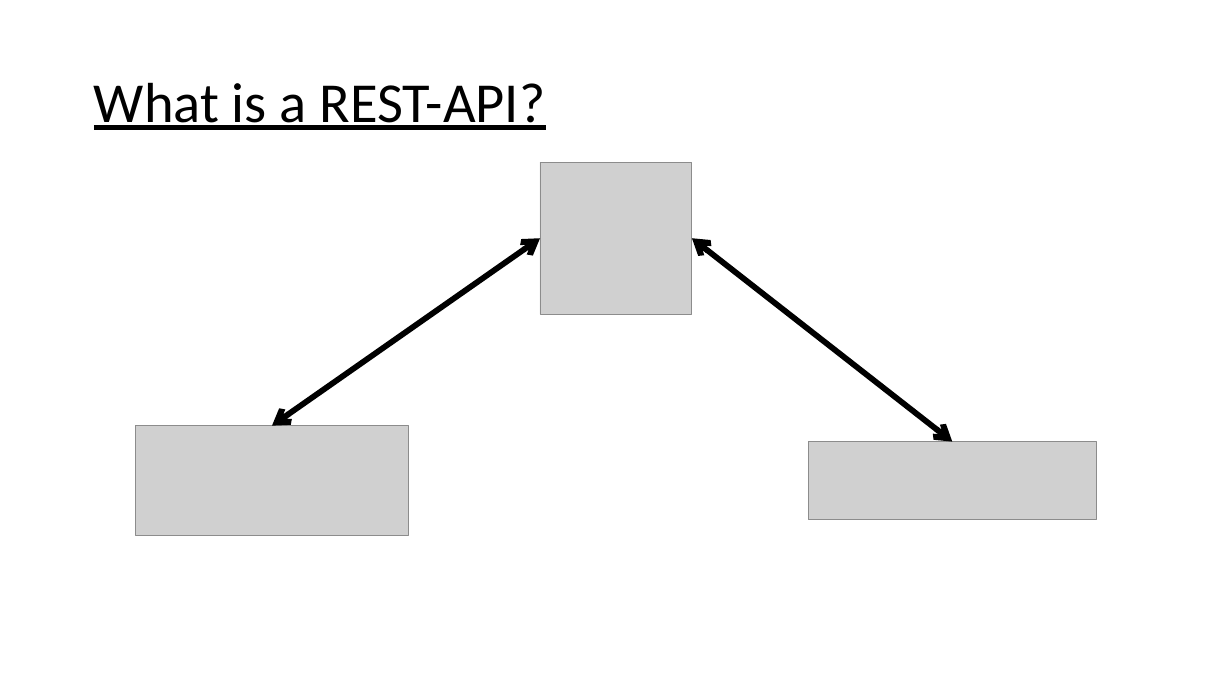
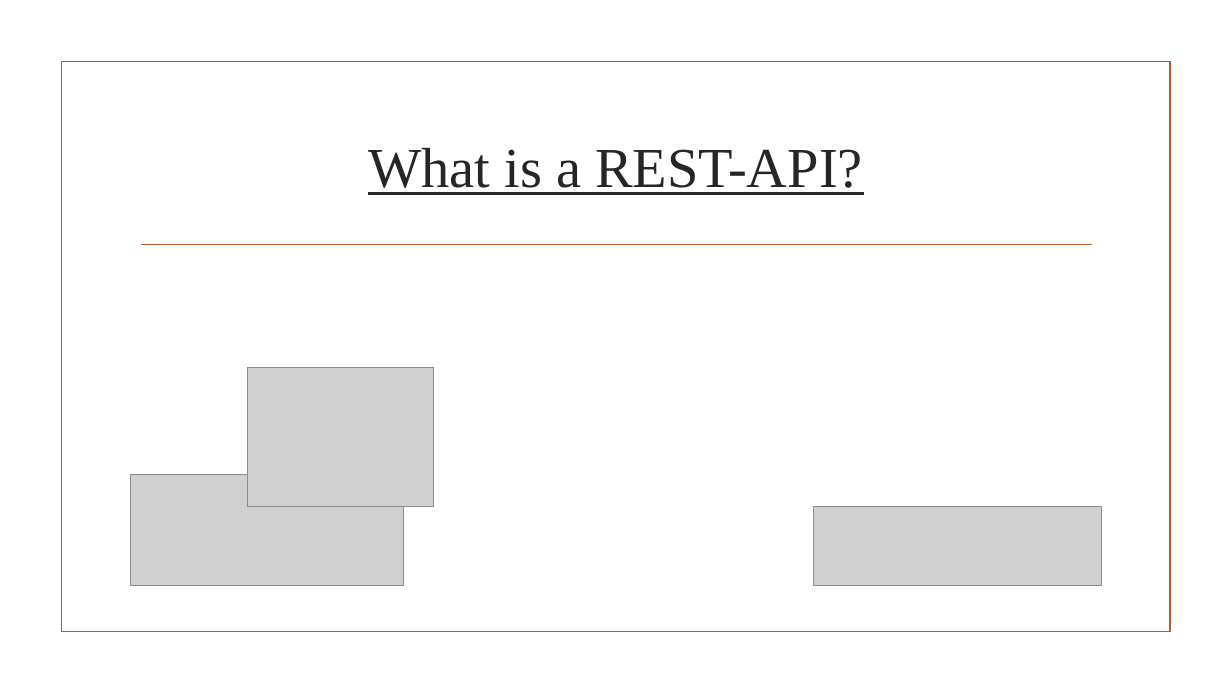
Before and after one commit to Niteh0wk/TheTalesOfGodric, a slide deck: slide 4 of TheTalesOfGodric.pptx. Drawn at 1232x693 pixels with LibreOffice and Linux fonts; fonts in the diff are those of the drawing; grey boxes stand for pictures; background and template pictures are left out. Boxes give left, top, right and bottom in pixels: in the first picture for what was removed or moved away, otherwise in the second. Text is boxed around its words. In the diff, an @@ line names an element or a change of style, - is before the commit and + after.

```diff
--- a/TheTalesOfGodric.pptx
+++ b/TheTalesOfGodric.pptx
@@ rectangle added at (x1=61, y1=62, x2=1170, y2=632), outline #B15E28 1.25 pt @@
@@ title "What is a REST-API?" moved from (x1=94, y1=82, x2=545, y2=130) to (x1=368, y1=148, x2=863, y2=195) @@
@@ title "What is a REST-API?" at (x1=368, y1=148, x2=863, y2=195): font Calibri to Times New Roman, text colour #000000 to #262626; alignment left to centre; line spacing 0.9 to 1 @@
@@ picture removed at (x1=540, y1=163, x2=691, y2=314) @@
@@ double arrow removed from (540, 238) to (272, 426) @@
@@ double arrow removed from (953, 442) to (692, 238) @@
@@ line added from (141, 245) to (1092, 245), #B15E28 1.25 pt @@
@@ picture added at (x1=248, y1=367, x2=434, y2=506) @@
@@ picture moved from (x1=136, y1=426, x2=409, y2=536) to (x1=131, y1=475, x2=404, y2=585) @@
@@ picture moved from (x1=809, y1=442, x2=1096, y2=520) to (x1=813, y1=506, x2=1101, y2=585) @@
```
Also in this commit, not shown: 7 other slides changed, 2 slides added, 2 other files.
